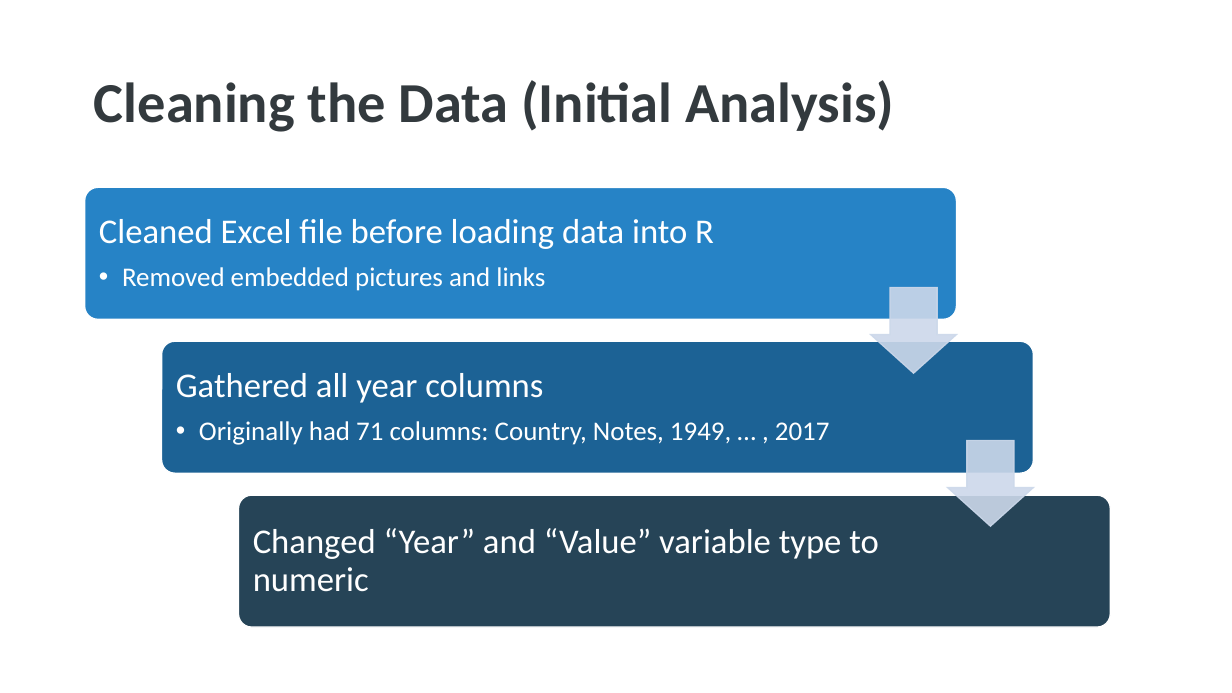
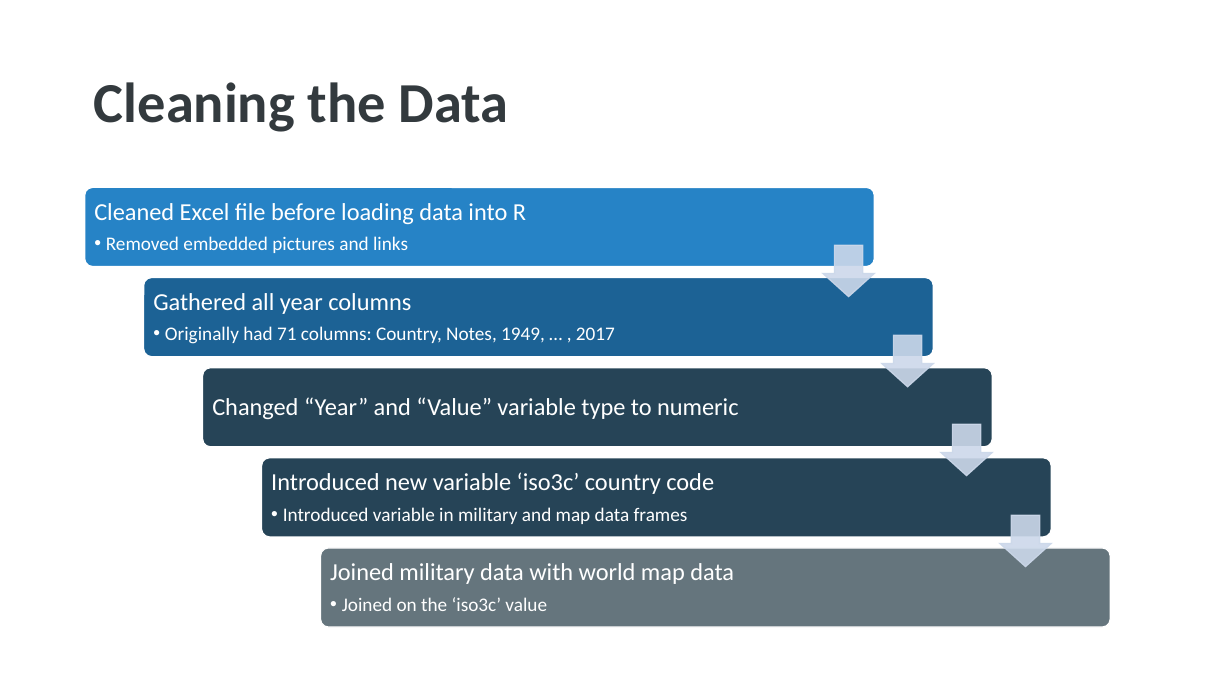
Before and after one commit to xazip/ds202_Final_Project, a slide deck: slide 4 of DS 202 Final Presentation.pptx. Drawn at 1232x693 pixels with LibreOffice and Linux fonts; fonts in the diff are those of the drawing. Boxes give left, top, right and bottom in pixels: in the first picture for what was removed or moved away, otherwise in the second. Text is boxed around its words. In the diff, an @@ line names an element or a change of style, - is before the commit and + after.

```diff
--- a/DS 202 Final Presentation.pptx
+++ b/DS 202 Final Presentation.pptx
@@ title at (94, 82, 509, 132): text changed @@
-Cleaning the Data (Initial Analysis)
+Cleaning the Data
@@ rounded rectangle: place and size @@
-rounded rectangle at (85, 188, 957, 320)
+rounded rectangle at (85, 188, 875, 267)
@@ text "Cleaned Excel file before loading ..." at (94, 203, 526, 253): size 27 to 19 pt in "Cleaned Excel file before loading data into ..."; size 21 to 15 pt in "Removed embedded pictures and links"; less space between paragraphs; indent changed @@
@@ text "Gathered all year columns": place and size @@
-text "Gathered all year columns" at (176, 373, 830, 445)
+text "Gathered all year columns" at (153, 293, 615, 344)
@@ text "Gathered all year columns" at (153, 293, 615, 344): size 27 to 19 pt in "Gathered all year columns"; size 21 to 15 pt in "Originally had 71 columns: Country, Notes, 1949, ..."; less space between paragraphs; indent changed @@
@@ down arrow: place and size @@
-down arrow at (871, 287, 957, 373)
+down arrow at (882, 335, 933, 387)
@@ rounded rectangle: place and size @@
-rounded rectangle at (162, 341, 1033, 473)
+rounded rectangle at (202, 368, 993, 447)
@@ rounded rectangle at (202, 368, 993, 447): fill #1D6294 to #264457 @@
@@ text "Changed “Year” and “Value” variable ...": place and size @@
-text "Changed “Year” and “Value” variable ..." at (253, 528, 879, 592)
+text "Changed “Year” and “Value” variable ..." at (212, 397, 738, 419)
@@ text "Changed “Year” and “Value” variable ..." at (212, 397, 738, 419): size 27 to 19 pt; less space between paragraphs @@
@@ down arrow: place and size @@
-down arrow at (948, 441, 1034, 527)
+down arrow at (941, 424, 993, 476)
@@ rounded rectangle: place and size @@
-rounded rectangle at (238, 495, 1110, 628)
+rounded rectangle at (262, 457, 1052, 537)
@@ group added at (143, 245, 1111, 628): 2 rounded rectangles, 2 texts, 2 down arrows @@
+Introduced new variable ‘iso3c’ country code
+  • Introduced variable in military and map data frames
+Joined military data with world map data
+  • Joined on the ‘iso3c’ value
```
Also in this commit, not shown: 3 other slides changed, 11 slides added, 8 slides removed.
